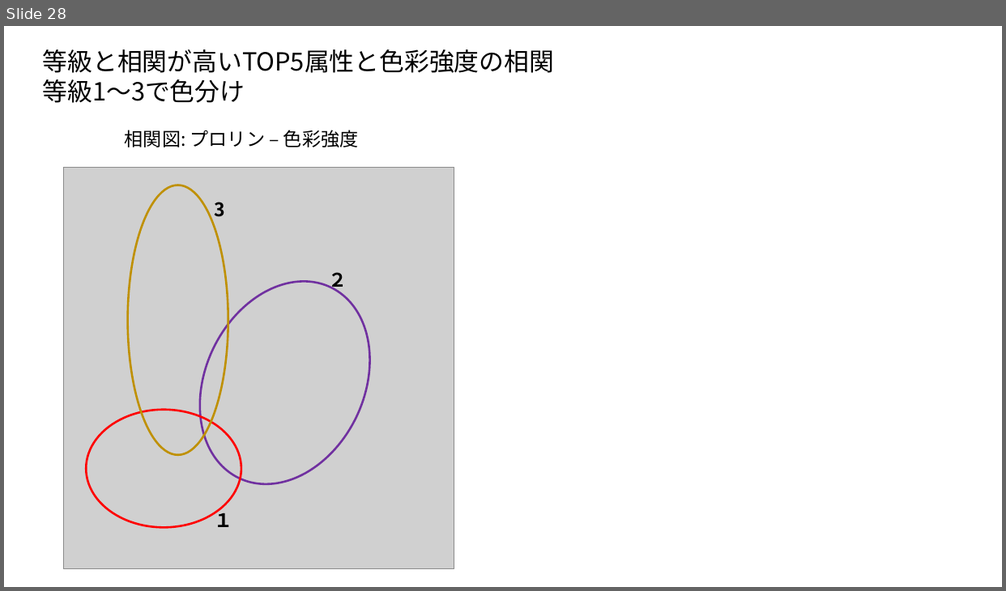
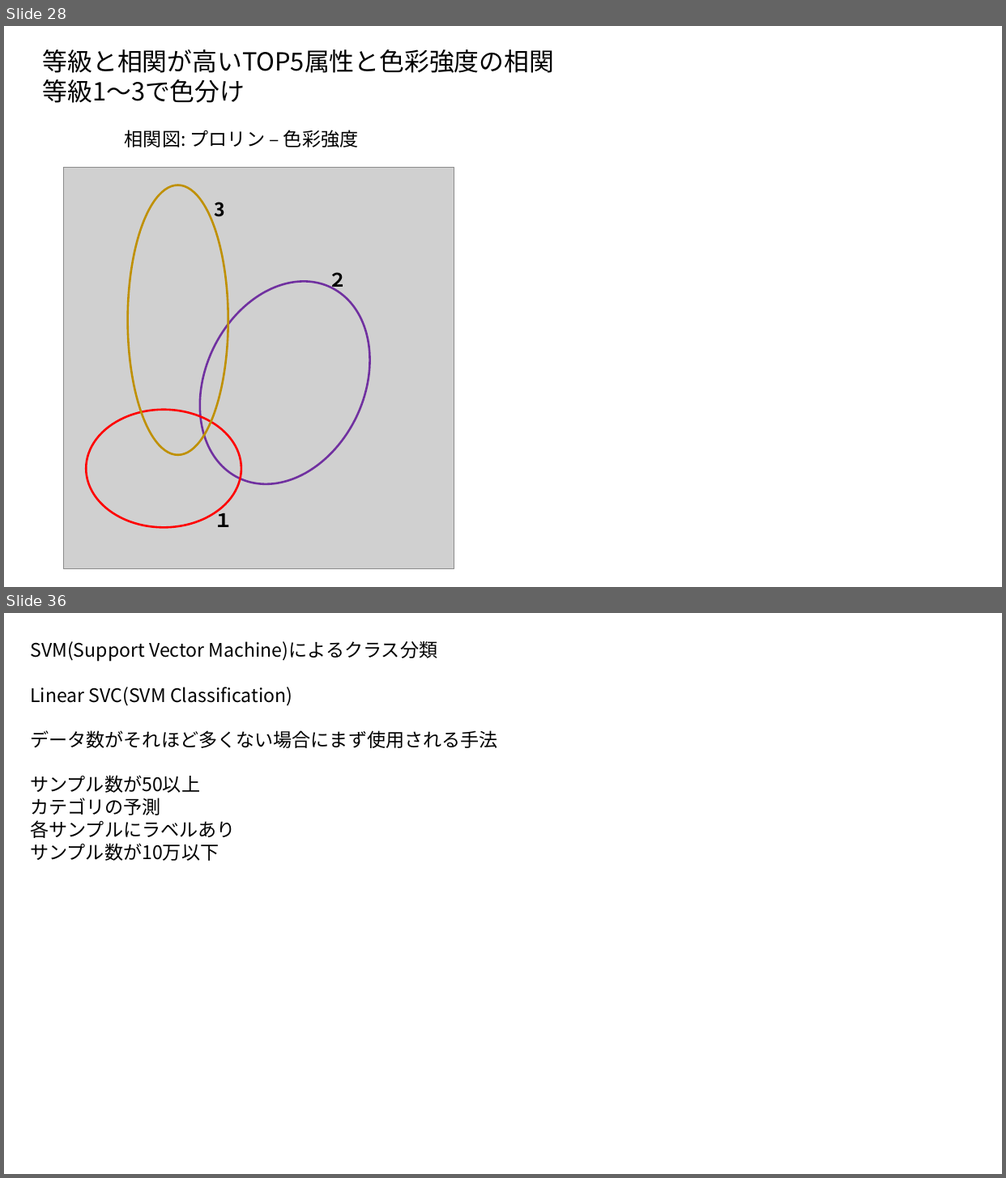
Before and after one commit to ShisatoYano/PythonPrograms, a slide deck: Analysis_Origine_Wine/Report.pptx. Shown one above the other, each under a label of ours: slide 28 before the commit, slides 28 and 36 after it; the slides between them are not shown. The pictures are 1006x591 and 1006x1178 pixels, drawn with LibreOffice and Linux fonts; fonts in the diff are those of the drawing; grey boxes stand for pictures. Boxes give left, top, right and bottom in pixels: in the first picture for what was removed or moved away, otherwise in the second. Text is boxed around its words. In the diff, an @@ line names an element or a change of style, - is before the commit and + after.

```diff
--- a/Analysis_Origine_Wine/Report.pptx
+++ b/Analysis_Origine_Wine/Report.pptx
@@ slide 36 added at [4,613,1002,1174], background #FFFFFF @@
@@ text added at [30,641,497,861], 18 pt, text #000000 @@
+SVM(Support Vector Machine)によるクラス分類
+Linear SVC(SVM Classification)
+データ数がそれほど多くない場合にまず使用される手法
+サンプル数が50以上
+カテゴリの予測
+各サンプルにラベルあり
+サンプル数が10万以下
```
Also in this commit, not shown: 3 slides changed, 13 other slides added, 4 other files.
